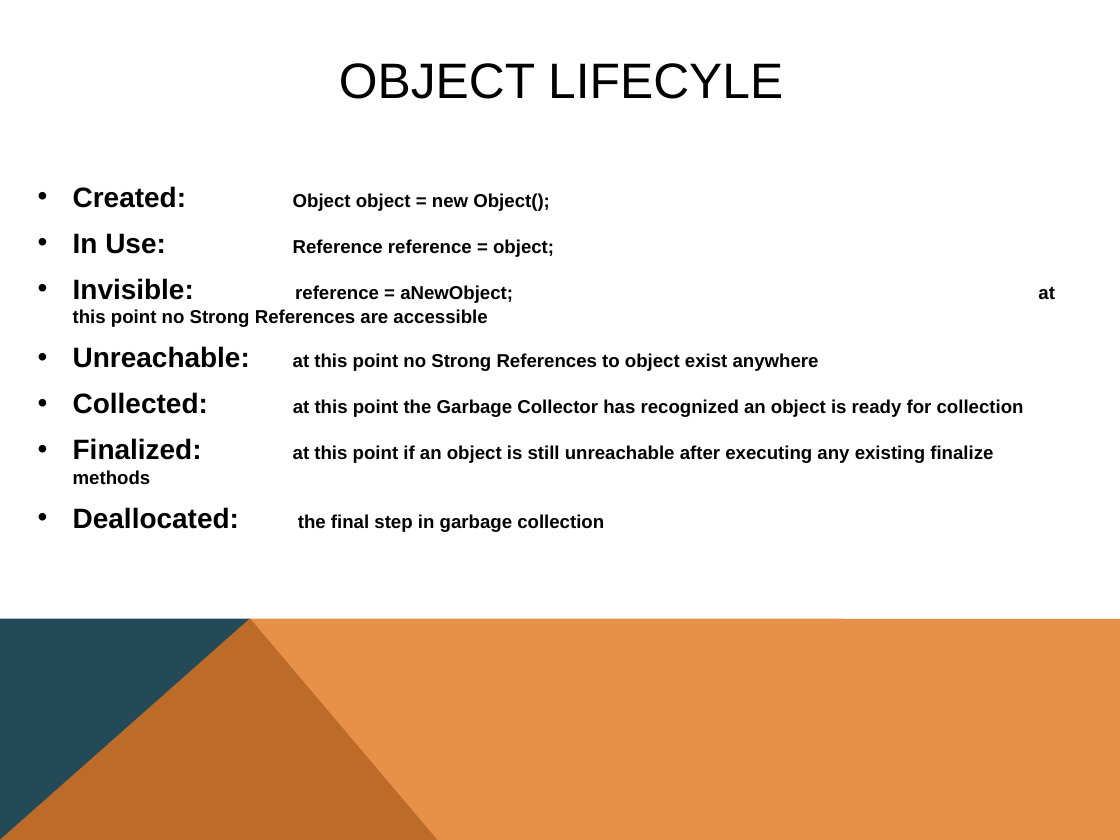
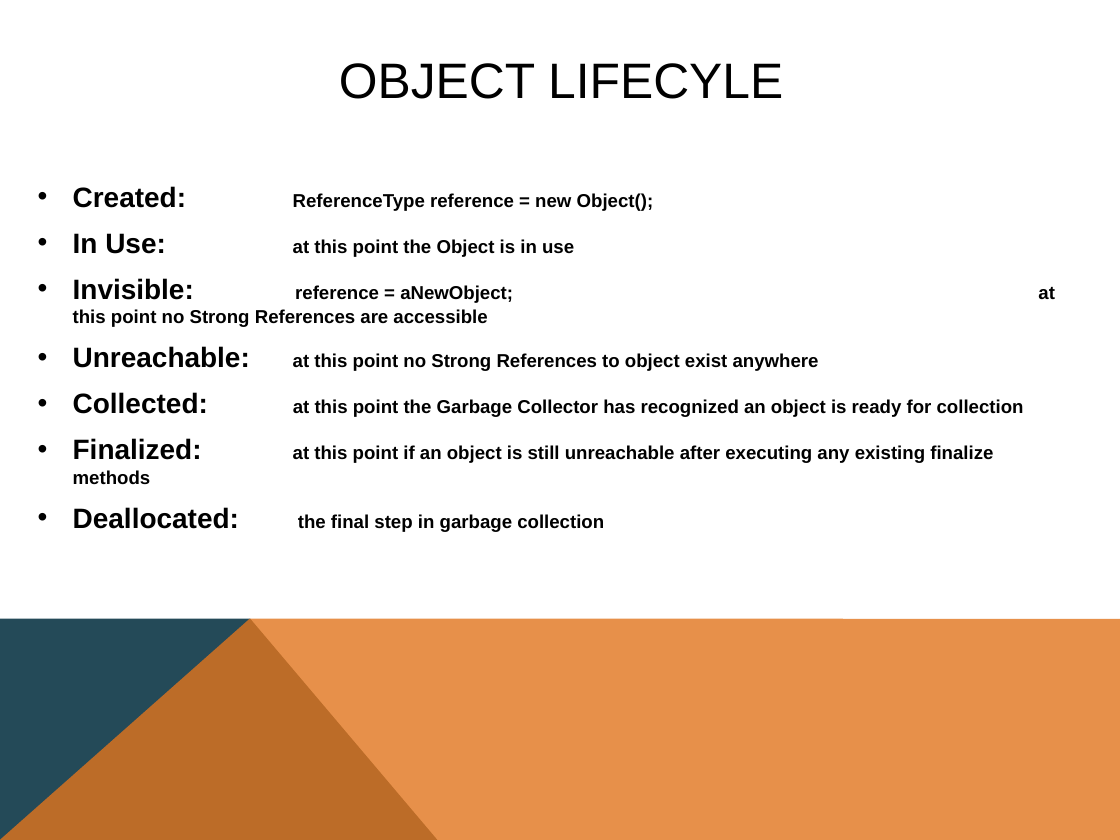
Before and after one commit to RAAllen/JavaReferences, a slide deck: slide 6 of javareferences.pptx (slide 5 before the commit). Drawn at 1120x840 pixels with LibreOffice and Linux fonts; fonts in the diff are those of the drawing. Boxes give left, top, right and bottom in pixels: in the first picture for what was removed or moved away, otherwise in the second. Text is boxed around its words. In the diff, an @@ line names an element or a change of style, - is before the commit and + after.

```diff
--- a/javareferences.pptx
+++ b/javareferences.pptx
@@ text at (73,186,654,257): text changed @@
-• Created: Object object = new Object();
-• In Use: Reference reference = object;
+• Created: ReferenceType reference = new Object();
+• In Use: at this point the Object is in use
```
Also in this commit, not shown: 3 other slides changed, 2 slides added, 1 slide removed, 1 other file.
